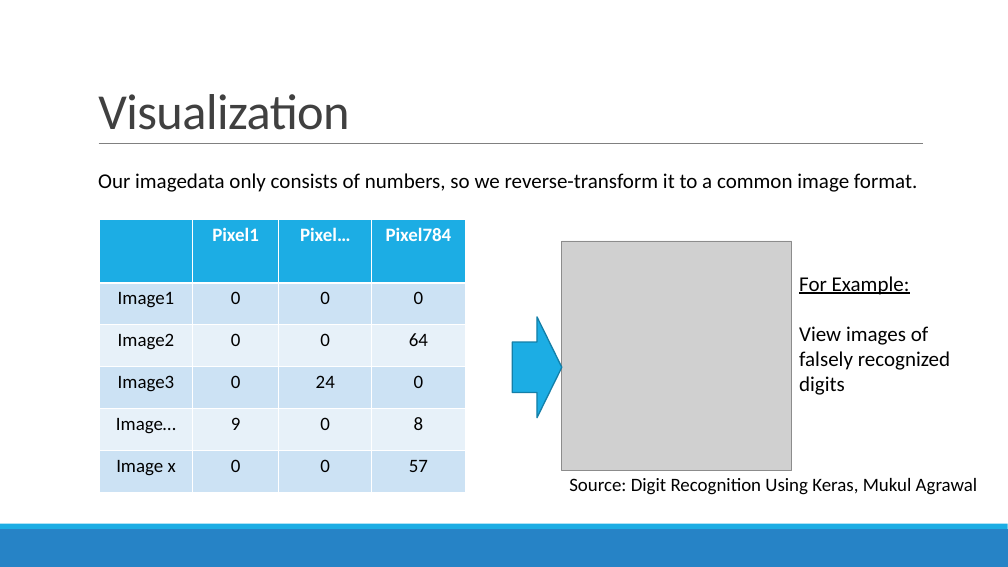
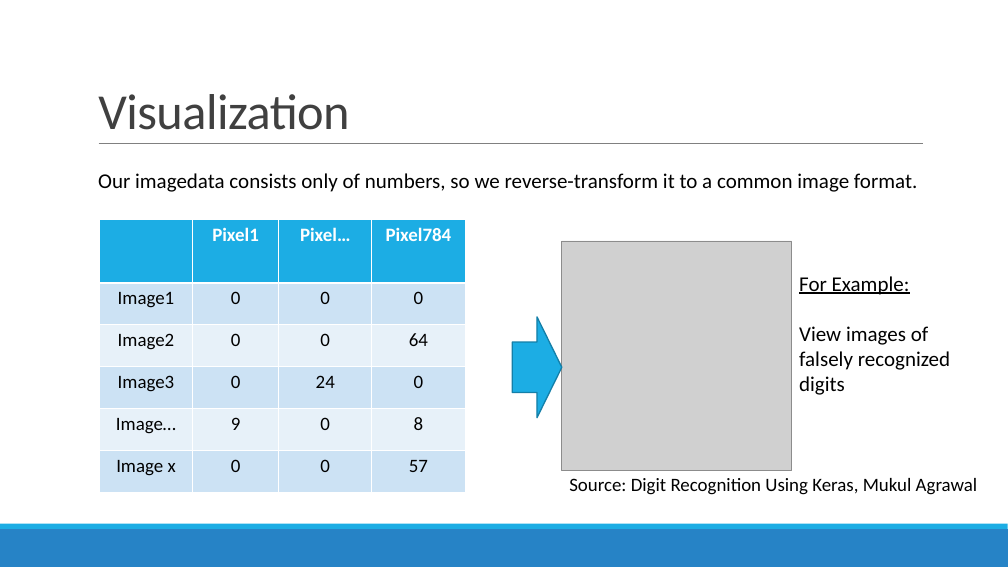
Before and after one commit to datascience-mobi/project-03-group-01, a slide deck: slide 7 of Vortrag1.pptx. Drawn at 1008x567 pixels with LibreOffice and Linux fonts; fonts in the diff are those of the drawing; grey boxes stand for pictures. Boxes give left, top, right and bottom in pixels: in the first picture for what was removed or moved away, otherwise in the second. Text is boxed around its words. In the diff, an @@ line names an element or a change of style, - is before the commit and + after.

Commit message:
corrected spelling, added timetable

```diff
--- a/Vortrag1.pptx
+++ b/Vortrag1.pptx
@@ text at [98, 173, 917, 192]: text changed @@
-Our imagedata only consists of numbers, so we reverse-transform it to a common image format.
+Our imagedata consists only of numbers, so we reverse-transform it to a common image format.
```
Also in this commit, not shown: 1 other slide changed, 1 slide added.
